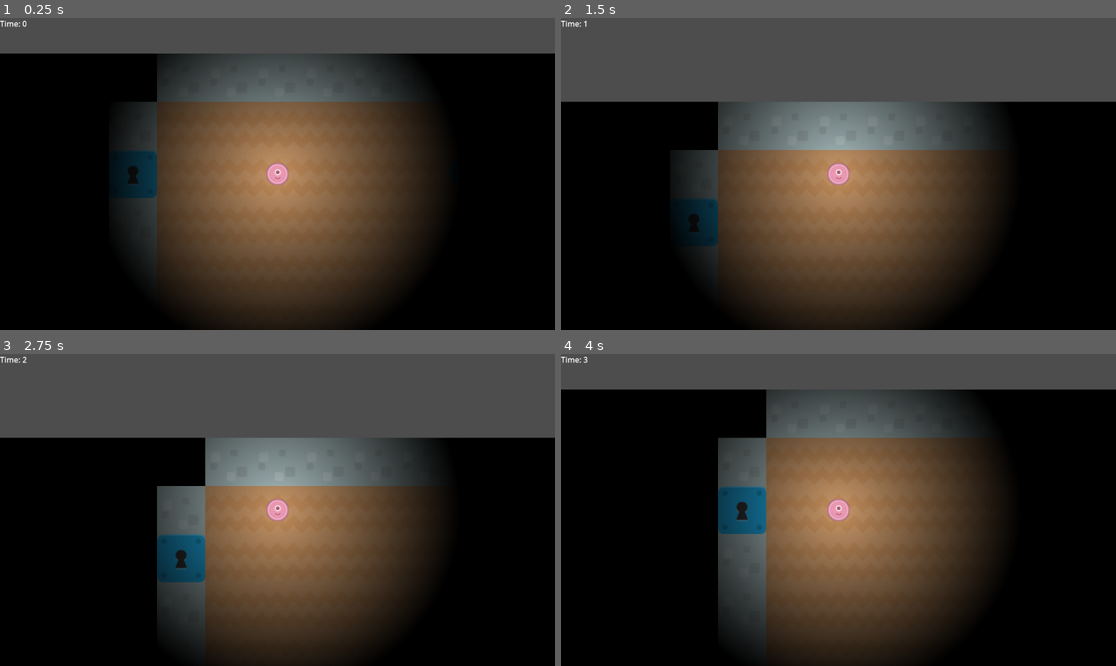
Above: before the commit, frames 1-4 (two rows, left to right).
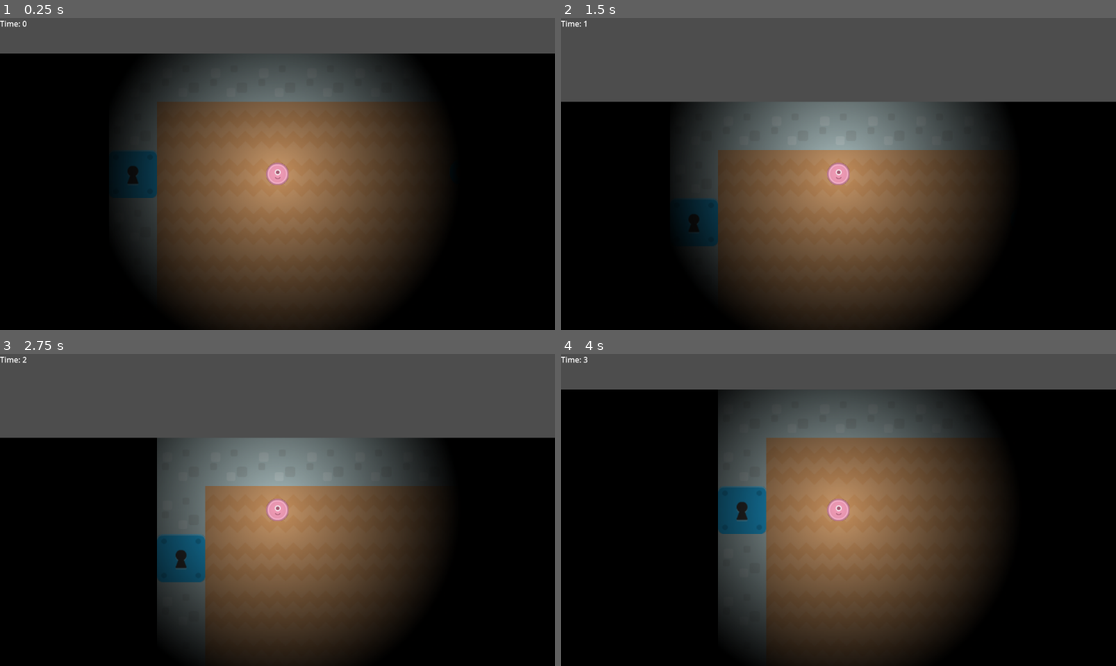
Above: after the commit, the same moments.

Repository: Innoviox/and
Game: Godot game, scene res://scenes/mapmaker.tscn
The game is run twice, just before and just after one commit, with the same random seed, the same clock (stepped at 60 frames per second) and the same inputs.
Inputs:
- Up to frame 1 (0.25 s): no input
- Up to frame 2 (1.5 s): tap Enter at 0.5 s; hold Up (up) from 0.53 s (still down); tap Space at 1.25 s
- Up to frame 3 (2.75 s): tap Enter at 2 s; release Up (up) at 2.03 s; hold Left (left) from 2.03 s (still down)
- Up to frame 4 (4 s): tap Space at 2.75 s; tap Enter at 3.5 s; release Left (left) at 3.53 s; hold Down (down) from 3.53 s (still down)

The runs differ from the first frame. In frame 1, 0.2% of the frame differs, in the area x 24-29%, y 16-27%; in frame 2, 0.9%; in frame 3, 1.4%, in the area x 28-38%, y 26-43%; in frame 4, 1.3%.

Commit message:
guess that works

Diff:
--- a/src/mapmaker.gd
+++ b/src/mapmaker.gd
@@ -119,10 +119,8 @@
 		var tile = tiles[point[1]][point[0]]
 		tile.slm(2)
 		if tile.seethrough(player):
-			queue.append([point[0] + 1, point[1]])
-			queue.append([point[0] - 1, point[1]])
-			queue.append([point[0], point[1] + 1])
-			queue.append([point[0], point[1] - 1])
+			for i in [[-1, -1], [0, -1], [1, -1], [-1, 0], [1, 0], [-1, 1], [0, 1], [1, 1]]:
+				queue.append([point[0] + i[0], point[1] + i[1]])
 
 
 
